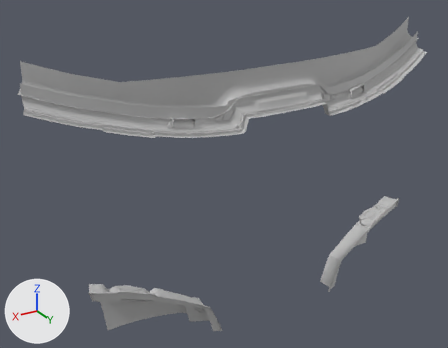
An edit to the FBX model Metroid-FPS/Assets/Models/Helmet2.fbx, drawn before and after from the same camera.
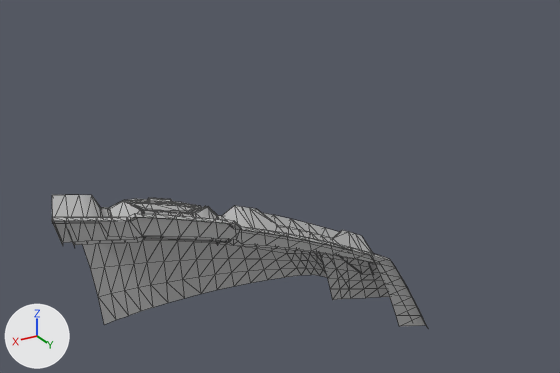
The first picture shows the older version from a 50 mm lens placed at (0.00344, 0.00774, 0.02273), pointed at (0.00036, 0.0026, 0.02016). The close-ups show both versions on the part from 16% to 60% of the width and 62% to 100% of the height of that picture; other places that the commit changed are outside them. Every picture has the same lights, and +X, +Y and +Z are marked at lower left. The close-ups show mesh edges as thin lines. Where no turn or scale is listed for an object, it has been applied to the vertices.

Before the edit, the objects in view are built like this:
```python
me_mesh_001 = bpy.data.meshes.new('Mesh.001')
me_mesh_001.from_pydata(...)  # 708 vertices, 1156 faces; spans x -0.000647..0.000647, y -0.000284..0.000284, z -0.000379..0.000379
me_mesh_001.materials.append(mat_lambert3)  # grey #bcbcbc
ob_helmet_bottom_right = bpy.data.objects.new('Helmet_Bottom_Right', me_mesh_001)
ob_helmet_bottom_right.location = (0.001355, 0.002896, 0.019036)
```
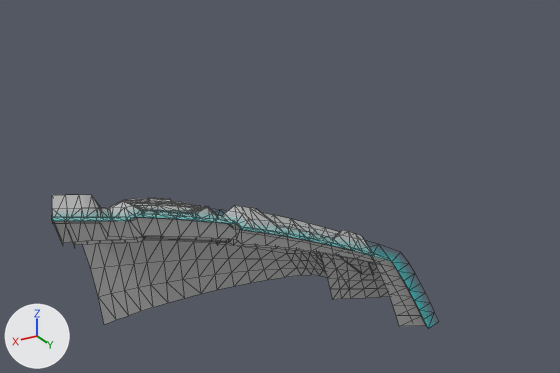
Boxes [x1, y1, x2, y2] around the edits, measured in the close-ups (560 x 373 px):
```json
{"object": "Visor_Right", "change": "added", "after": [52, 212, 433, 328]}
```

The change, as JSON lines over the scene's bpy script:
```json
{"op": "add", "block": "img_visor_basecolor_png", "code": ["img_visor_basecolor_png = load_image('Visor_basecolor.png', '../Textures/Helmet/Visor_basecolor.png', 128, 128, 'Non-Color')"]}
{"op": "add", "block": "mat_visor", "code": ["mat_visor = bpy.data.materials.new('Visor')", "mat_visor.use_nodes = True; mat_visor.node_tree.nodes.clear()", "_N = mat_visor.node_tree.nodes; _L = mat_visor.node_tree.links", "n0 = _N.new('ShaderNodeBsdfPrincipled'); n0.name = 'Principled BSDF'", "n0.inputs[0].default_value = (0.0, 1.0, 1.0, 1.0)  # 'Base Color', cyan #00ffff", "n1 = _N.new('ShaderNodeOutputMaterial'); n1.name = 'Material Output'", "n2 = _N.new('ShaderNodeTexImage'); n2.name = 'Image Texture'", "n2.image = img_visor_basecolor_png", "_L.new(n2.outputs[0], n0.inputs[4])  # 'Color' to 'Alpha'", "_L.new(n0.outputs[0], n1.inputs[0])  # 'BSDF' to 'Surface'"]}
{"op": "add", "block": "me_mesh_003", "code": ["me_mesh_003 = bpy.data.meshes.new('Mesh.003')", "me_mesh_003.from_pydata(...)  # 54 vertices, 52 faces; spans x 0.000664..0.002002, y 0.002888..0.003184, z 0.018657..0.019464", "me_mesh_003.materials.append(mat_visor)"]}
{"op": "add", "block": "ob_visor_right", "code": ["ob_visor_right = bpy.data.objects.new('Visor_Right', me_mesh_003)", "ob_visor_right.location = (0.0, 0.0, 0.0)"]}
```
